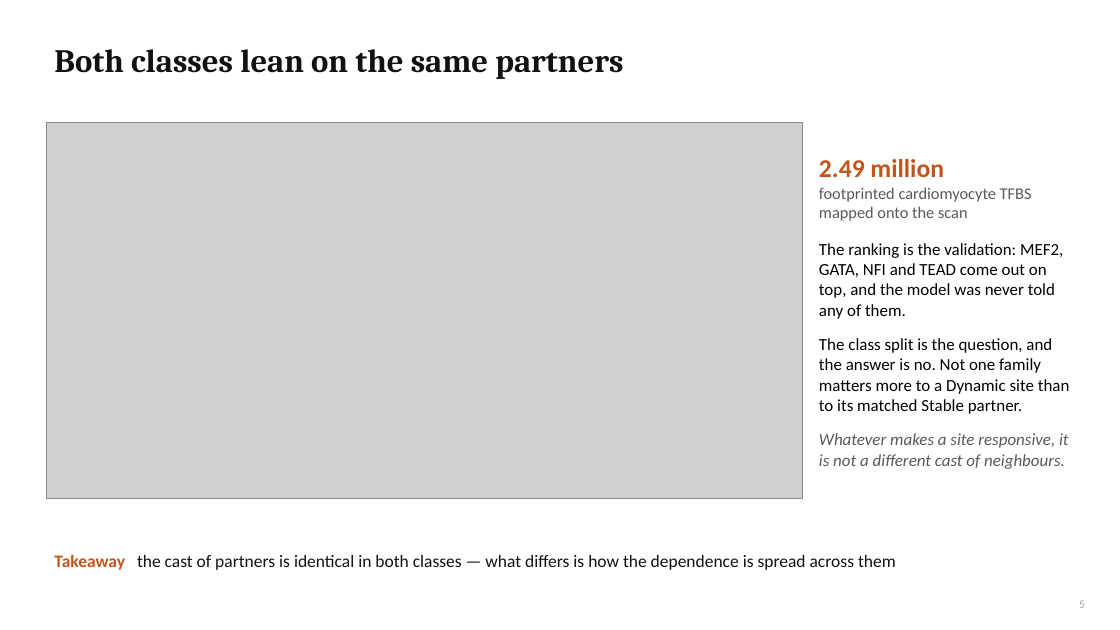
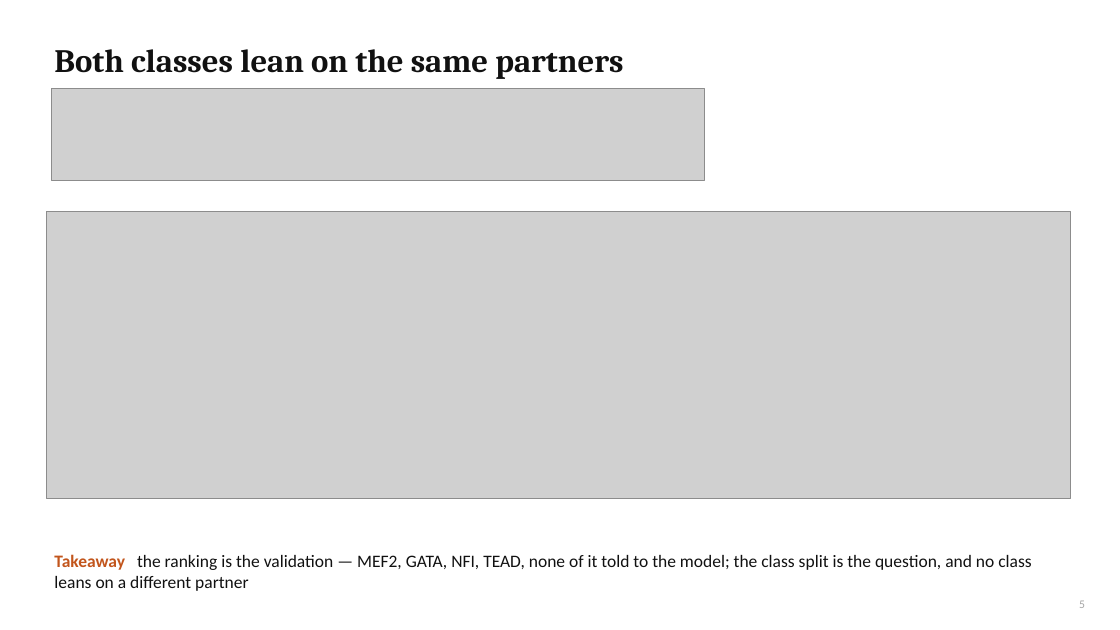
Before and after one commit to cytokine4242/Alpha_Genome_Ap1, a slide deck: slide 5 of Analysis/AP1_AlphaGenome_results.pptx. Drawn at 1120x630 pixels with LibreOffice and Linux fonts; fonts in the diff are those of the drawing; grey boxes stand for pictures. Boxes give left, top, right and bottom in pixels: in the first picture for what was removed or moved away, otherwise in the second. Text is boxed around its words. In the diff, an @@ line names an element or a change of style, - is before the commit and + after.

```diff
--- a/Analysis/AP1_AlphaGenome_results.pptx
+++ b/Analysis/AP1_AlphaGenome_results.pptx
@@ picture added at (52, 88, 704, 181) @@
@@ text removed at (819, 159, 1070, 469) @@
-2.49 million
-footprinted cardiomyocyte TFBS mapped onto the scan
-The ranking is the validation: MEF2, GATA, NFI and TEAD come out on top, and the model was never told any of them.
-The class split is the question, and the answer is no. Not one family matters more to a Dynamic site than to its matched Stable partner.
-Whatever makes a site responsive, it is not a different cast of neighbours.
@@ picture: place and size @@
-picture at (46, 123, 802, 499)
+picture at (46, 212, 1071, 499)
@@ text at (54, 554, 1031, 591): text changed @@
-Takeaway the cast of partners is identical in both classes — what differs is how the dependence is spread across them
+Takeaway the ranking is the validation — MEF2, GATA, NFI, TEAD, none of it told to the model; the class split is the question, and no class leans on a different partner
```
Also in this commit, not shown: 6 other slides changed, 21 other files.
